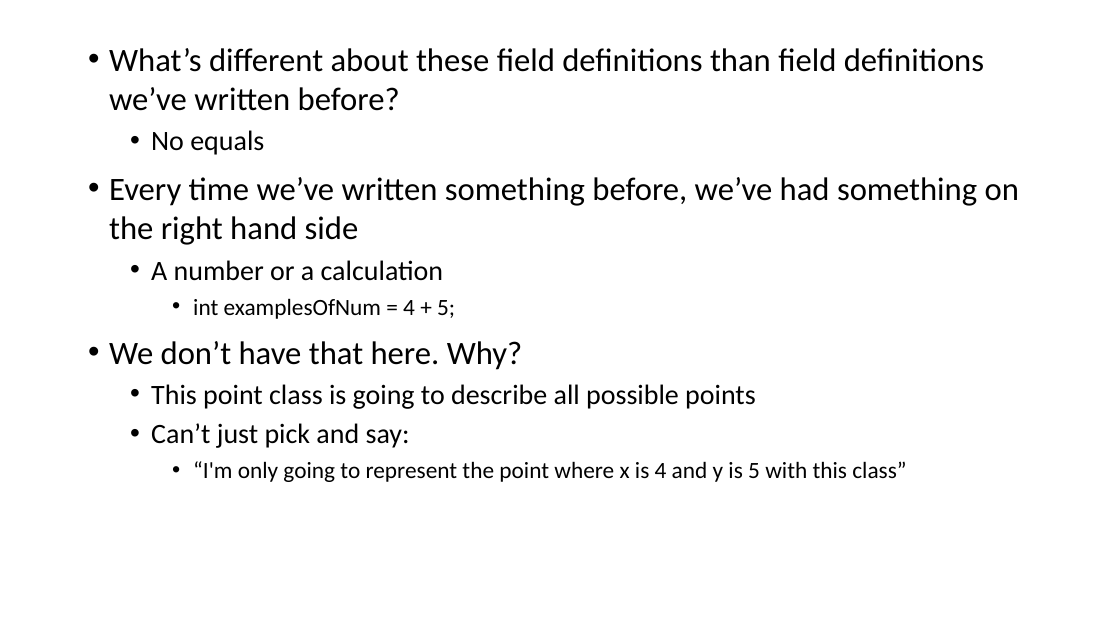
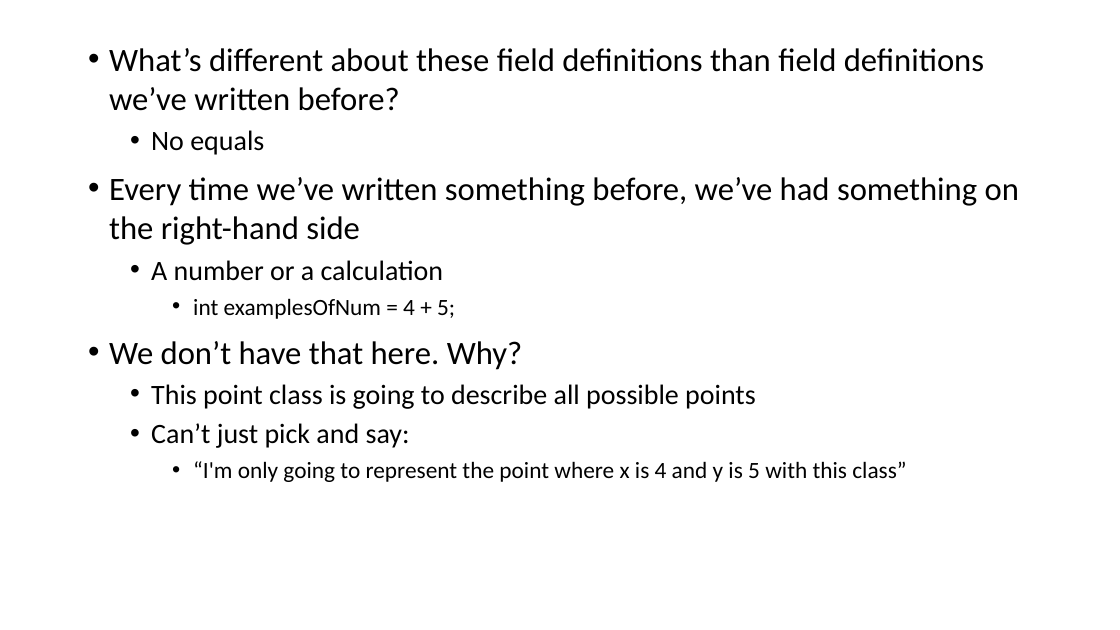
Before and after one commit to ucsd-cse11-sp21/ucsd-cse11-sp21.github.io, a slide deck: slide 8 of lectures/lecture-06/Lecture-Live A00/Lecture 06 - Lecture.pptx. Drawn at 1120x630 pixels with LibreOffice and Linux fonts; fonts in the diff are those of the drawing. Boxes give left, top, right and bottom in pixels: in the first picture for what was removed or moved away, otherwise in the second. Text is boxed around its words. In the diff, an @@ line names an element or a change of style, - is before the commit and + after.

Commit message:
Lecture 6 updates

```diff
--- a/lectures/lecture-06/Lecture-Live A00/Lecture 06 - Lecture.pptx
+++ b/lectures/lecture-06/Lecture-Live A00/Lecture 06 - Lecture.pptx
@@ text at (x1=109, y1=177, x2=1019, y2=245): text changed @@
-• Every time we’ve written something before, we’ve had something on the right hand side
+• Every time we’ve written something before, we’ve had something on the right-hand side
```
Also in this commit, not shown: 2 other slides changed, 4 other files.
